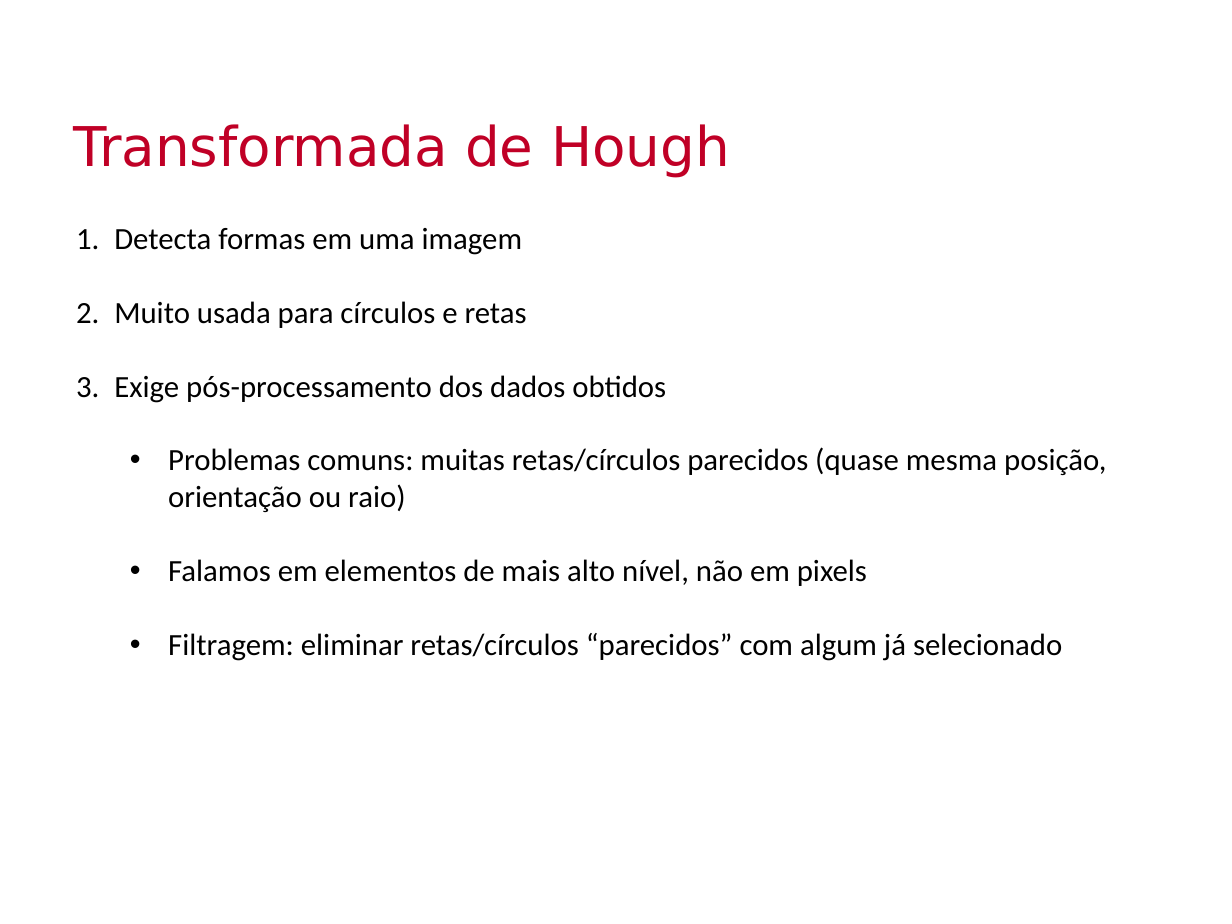
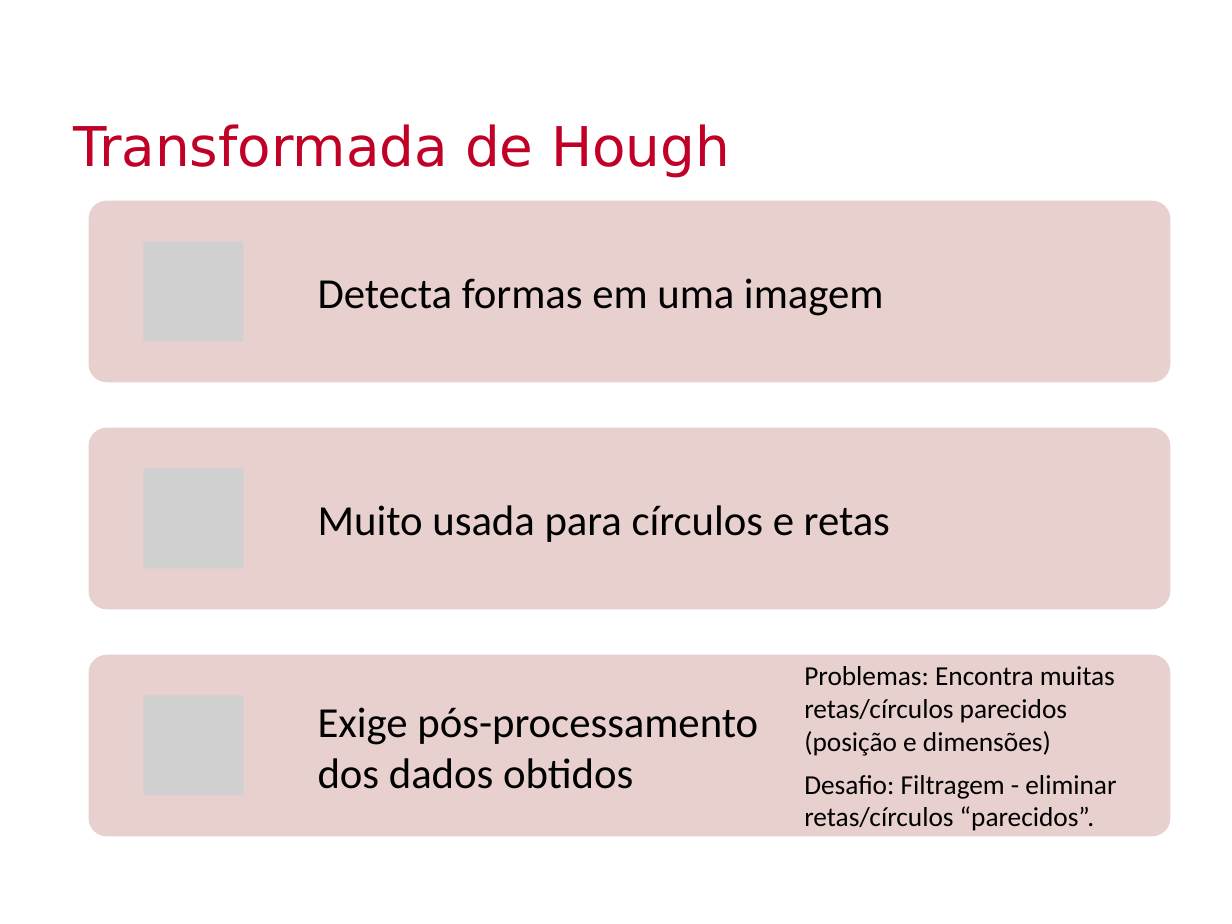
Before and after one commit to Insper/robotica-computacional, a slide deck: slide 9 of docs/modulos/03-visao/slides-1.pptx (slide 10 before the commit). Drawn at 1232x924 pixels with LibreOffice and Linux fonts; fonts in the diff are those of the drawing; grey boxes stand for pictures; background and template pictures are left out. Boxes give left, top, right and bottom in pixels: in the first picture for what was removed or moved away, otherwise in the second. Text is boxed around its words. In the diff, an @@ line names an element or a change of style, - is before the commit and + after.

```diff
--- a/docs/modulos/03-visao/slides-1.pptx
+++ b/docs/modulos/03-visao/slides-1.pptx
@@ text removed at (114, 228, 1106, 661) @@
-1. Detecta formas em uma imagem
-2. Muito usada para círculos e retas
-3. Exige pós-processamento dos dados obtidos
-  • Problemas comuns: muitas retas/círculos parecidos (quase mesma posição, orientação ou raio)
-  • Falamos em elementos de mais alto nível, não em pixels
-  • Filtragem: eliminar retas/círculos “parecidos” com algum já selecionado
@@ group added at (89, 201, 1170, 835): 4 texts, 3 rounded rectangles, 3 pictures @@
+Detecta formas em uma imagem
+Muito usada para círculos e retas
+Exige pós-processamento dos dados obtidos
+Problemas: Encontra muitas retas/círculos parecidos (posição e dimensões)
+Desafio: Filtragem - eliminar retas/círculos “parecidos”.
```
Also in this commit, not shown: 6 other slides changed, 1 slide removed.
